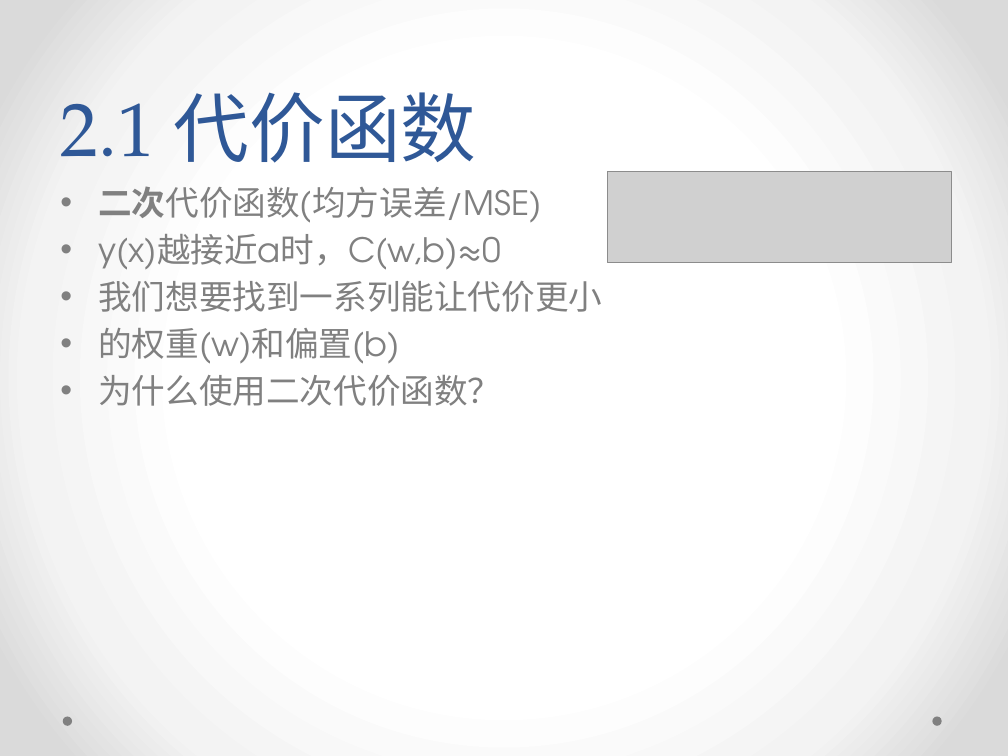
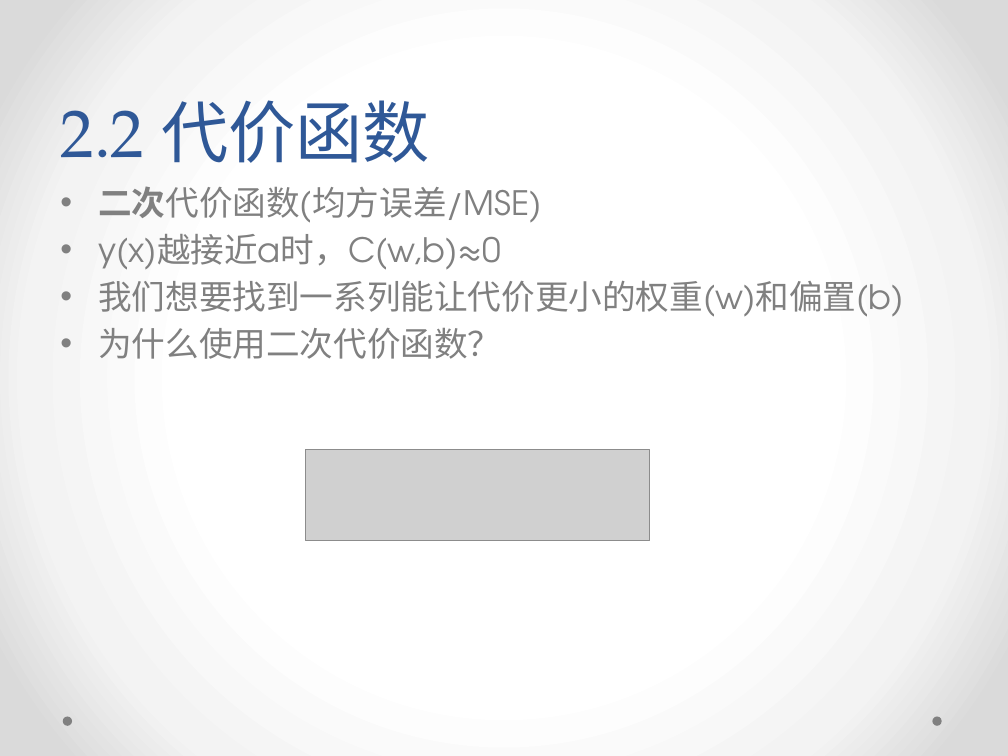
Before and after one commit to yish0000/neuralnetwork, a slide deck: slide 21 of 深度学习数学原理初探.pptx (slide 20 before the commit). Drawn at 1008x756 pixels with LibreOffice and Linux fonts; fonts in the diff are those of the drawing; grey boxes stand for pictures; background and template pictures are left out. Boxes give left, top, right and bottom in pixels: in the first picture for what was removed or moved away, otherwise in the second. Text is boxed around its words. In the diff, an @@ line names an element or a change of style, - is before the commit and + after.

```diff
--- a/深度学习数学原理初探.pptx
+++ b/深度学习数学原理初探.pptx
@@ title at [60,100,430,163]: text changed; size 54 to 48 pt @@
-2.1 代价函数
+2.2 代价函数
@@ text at [98,281,904,317]: text changed @@
-• 我们想要找到一系列能让代价更小
-• 的权重(w)和偏置(b)
+• 我们想要找到一系列能让代价更小的权重(w)和偏置(b)
@@ picture: place and size @@
-picture at [607,171,952,263]
+picture at [305,450,650,541]
```
Also in this commit, not shown: 15 other slides changed, 1 slide added.
